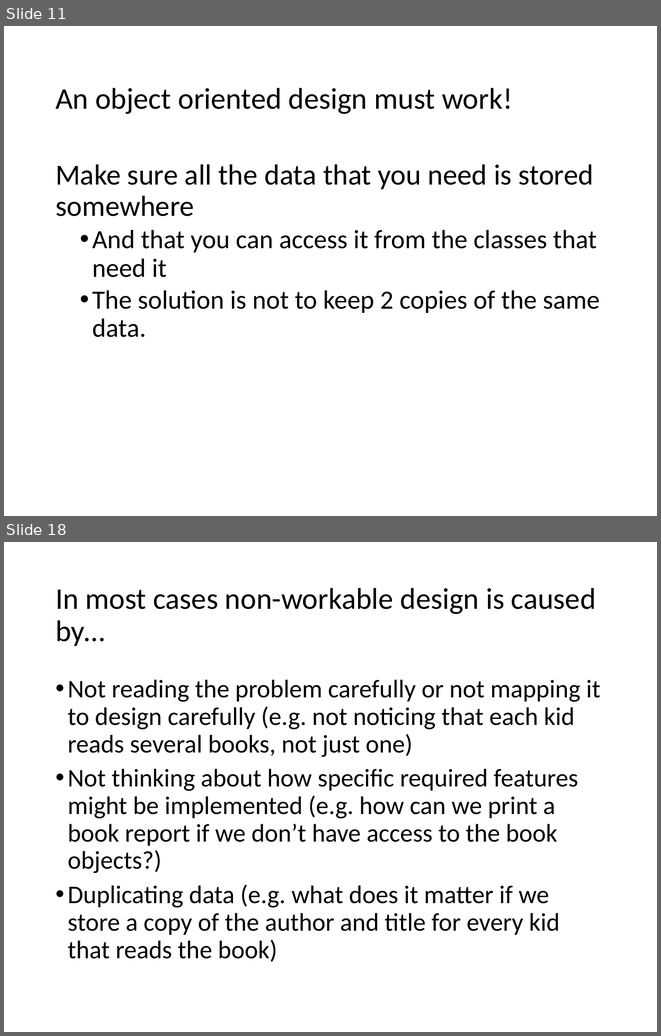
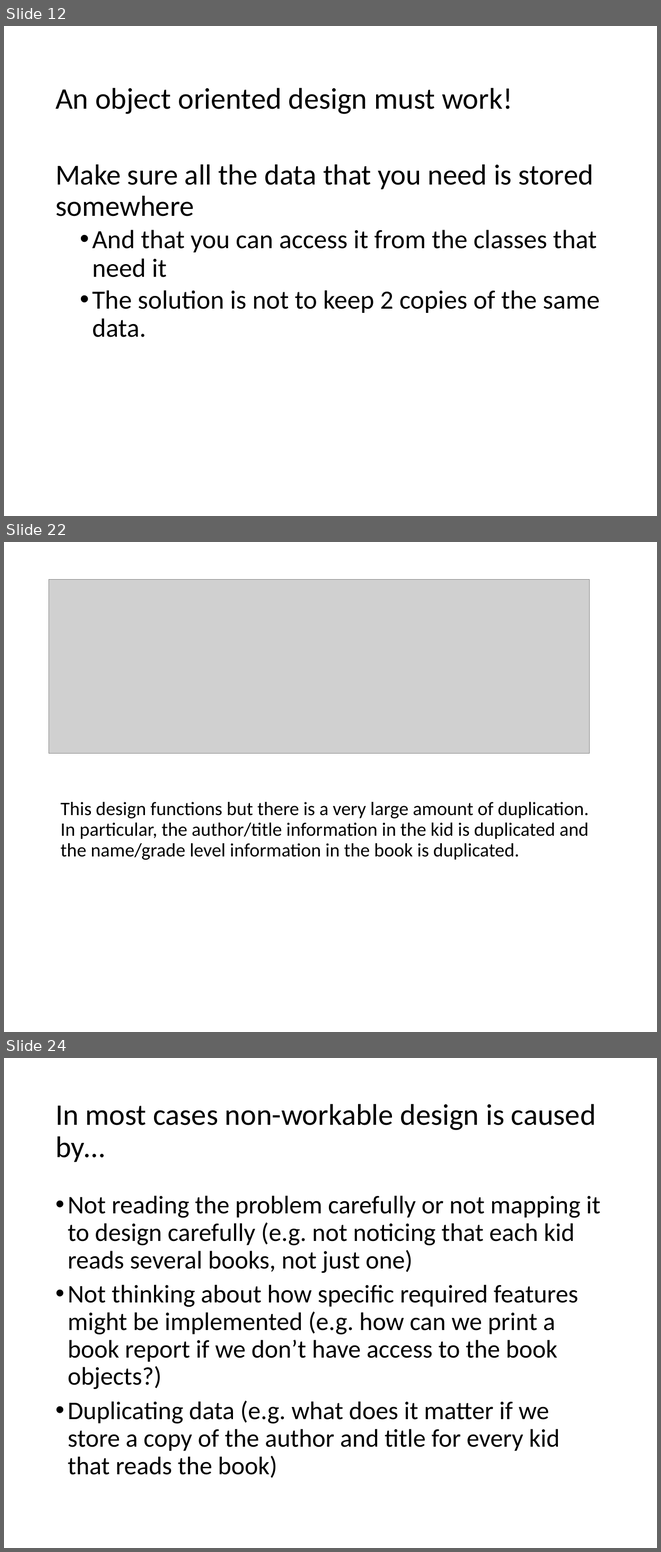
Before and after one commit to RHIT-CSSE/csse220, a slide deck: ClassMaterials/SETechniques/Slides/SoftwareEngineeringTechniques.pptx. Shown one above the other, each under a label of ours: slides 11 and 18 before the commit, slides 12, 22 and 24 after it; the slides between them are not shown. The pictures are 661x1036 and 661x1552 pixels, drawn with LibreOffice and Linux fonts; fonts in the diff are those of the drawing; grey boxes stand for pictures. Boxes give left, top, right and bottom in pixels: in the first picture for what was removed or moved away, otherwise in the second. Text is boxed around its words. In the diff, an @@ line names an element or a change of style, - is before the commit and + after.

Commit message:
revisions for first design lecture

```diff
--- a/ClassMaterials/SETechniques/Slides/SoftwareEngineeringTechniques.pptx
+++ b/ClassMaterials/SETechniques/Slides/SoftwareEngineeringTechniques.pptx
@@ slide 22 added at box(4, 542, 657, 1032), background #FFFFFF @@
@@ picture added at box(49, 579, 590, 753) @@
@@ text added at box(61, 802, 589, 859), 21 pt, text #000000 @@
+This design functions but there is a very large amount of duplication. In particular, the author/title information in the kid is duplicated and the name/grade level information in the book is duplicated.
@@ what was slide 11 is now slide 12 @@
@@ what was slide 18 is now slide 24 @@
```
Also in this commit, not shown: 8 slides changed, 8 other slides added, 6 slides removed.
